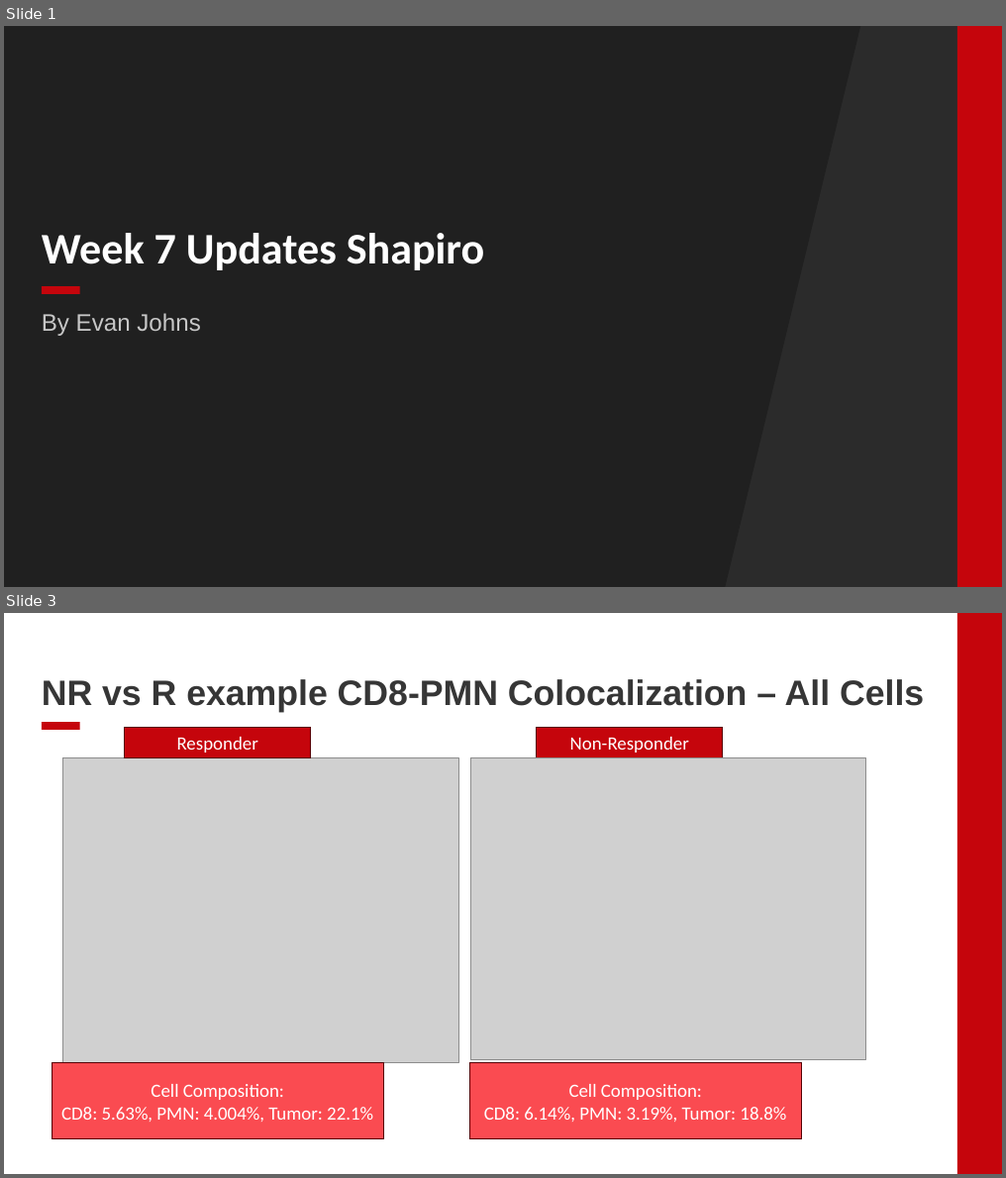
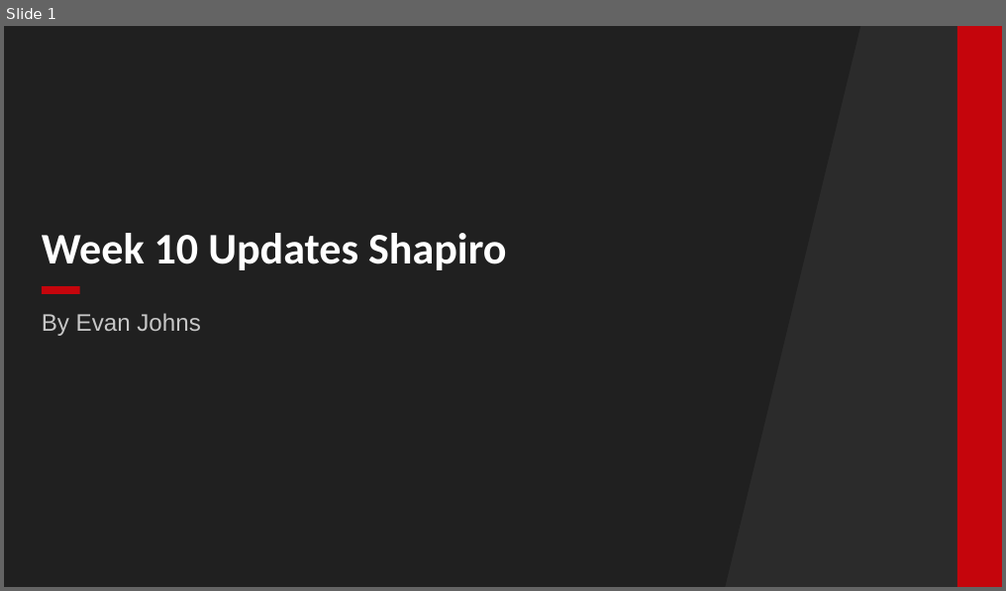
Before and after one commit to EDJohns/2025-Dinh-Lab-Research-Project, a slide deck: Shapiro 2025 Project/Weekly Updates/Week 7 Updates.pptx. Shown one above the other, each under a label of ours: slides 1 and 3 before the commit, slide 1 after it; the slides between them are not shown. The pictures are 1006x1178 and 1006x591 pixels, drawn with LibreOffice and Linux fonts; fonts in the diff are those of the drawing; grey boxes stand for pictures; background and template pictures are left out; a plain dark background stands for a picture behind light text. Boxes give left, top, right and bottom in pixels: in the first picture for what was removed or moved away, otherwise in the second. Text is boxed around its words. In the diff, an @@ line names an element or a change of style, - is before the commit and + after.

```diff
--- a/Shapiro 2025 Project/Weekly Updates/Week 7 Updates.pptx
+++ b/Shapiro 2025 Project/Weekly Updates/Week 7 Updates.pptx
@@ slide 3 removed at (4, 613, 1002, 1174), background #FFFFFF; not listed: 1 template element that a slide beside it also shows @@
@@ title removed at (42, 679, 924, 712) @@
-NR vs R example CD8-PMN Colocalization – All Cells
@@ rectangle removed at (42, 722, 80, 730) @@
@@ rectangle removed at (125, 727, 311, 758) @@
-Responder
@@ rectangle removed at (537, 727, 723, 758) @@
-Non-Responder
@@ picture removed at (63, 758, 458, 1062) @@
@@ picture removed at (470, 758, 865, 1059) @@
@@ rectangle removed at (52, 1062, 383, 1140) @@
-Cell Composition:
-CD8: 5.63%, PMN: 4.004%, Tumor: 22.1%
@@ rectangle removed at (469, 1062, 801, 1140) @@
-Cell Composition:
-CD8: 6.14%, PMN: 3.19%, Tumor: 18.8%
@@ slide 1 changed as well @@
@@ title at (42, 233, 506, 271): text changed @@
-Week 7 Updates Shapiro
+Week 10 Updates Shapiro
```
Also in this commit, not shown: 7 slides added, 18 other slides removed, 8 other files.
